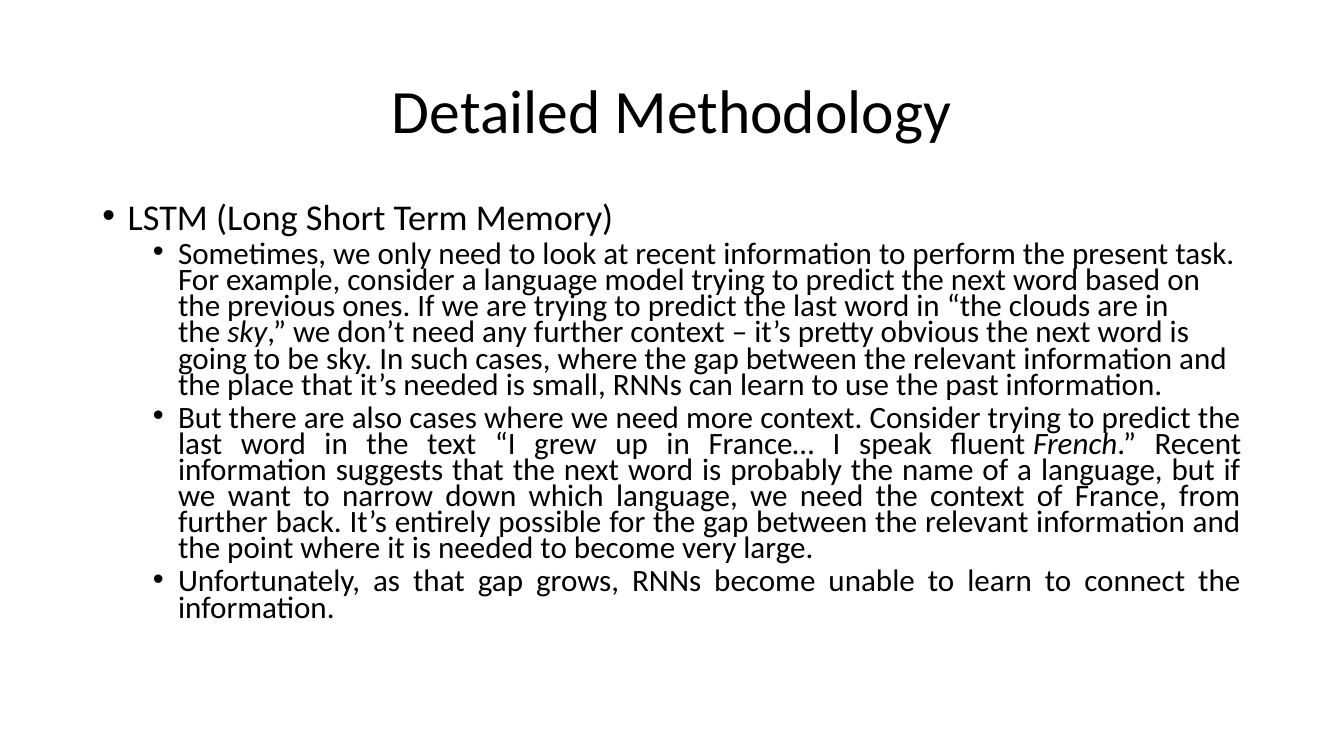
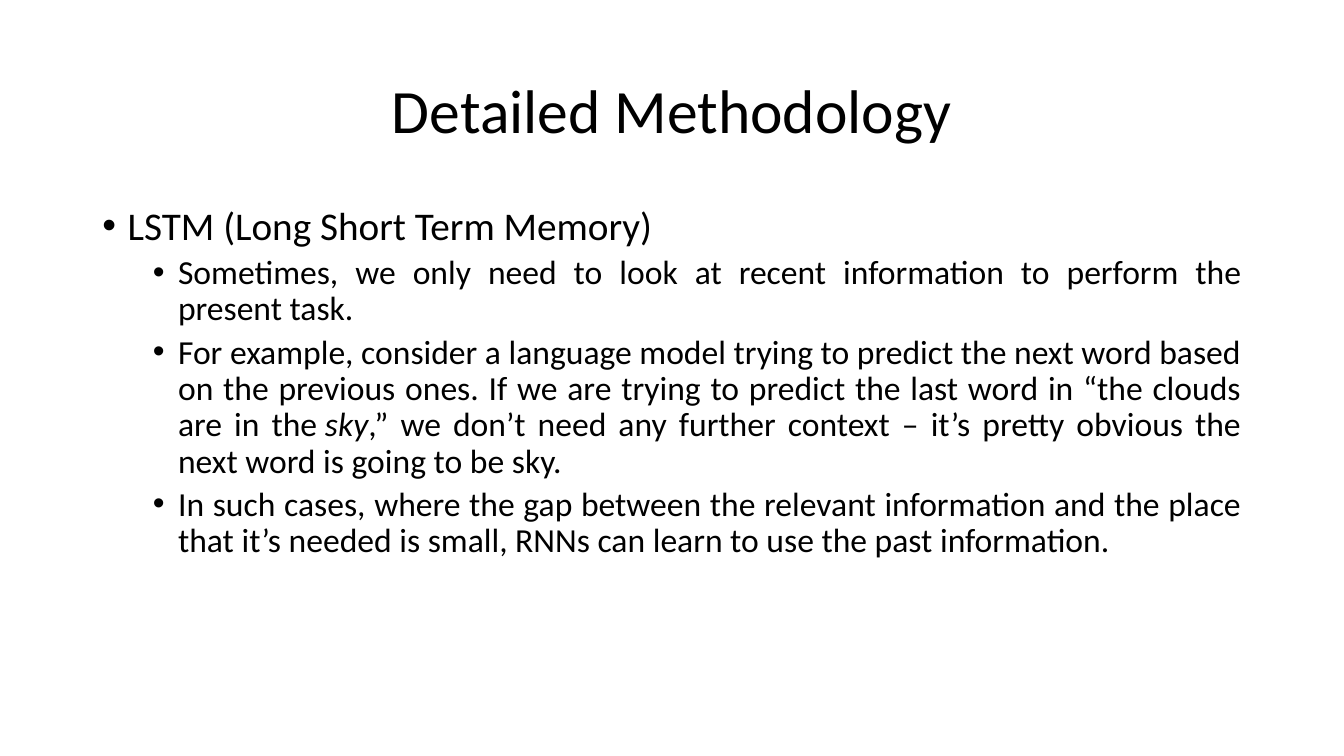
Before and after one commit to HarshaKy/text-classifier, a slide deck: slide 17 of docs/presentation/Presentation.pptx (slide 15 before the commit). Drawn at 1344x756 pixels with LibreOffice and Linux fonts; fonts in the diff are those of the drawing. Boxes give left, top, right and bottom in pixels: in the first picture for what was removed or moved away, otherwise in the second. Text is boxed around its words. In the diff, an @@ line names an element or a change of style, - is before the commit and + after.

Commit message:
updated presentation

```diff
--- a/docs/presentation/Presentation.pptx
+++ b/docs/presentation/Presentation.pptx
@@ text at [128,211,652,247]: size 25.9 to 28 pt in "LSTM (Long Short Term Memory)"; alignment left to justified; line spacing 0.7 to 0.9 @@
@@ text at [178,260,1241,558]: text changed; size 22.2 to 24 pt @@
-  • Sometimes, we only need to look at recent information to perform the present task. For example, consider a language model trying to predict the next word based on the previous ones. If we are trying to predict the last word in “the clouds are in the sky,” we don’t need any further context – it’s pretty obvious the next word is going to be sky. In such cases, where the gap between the relevant information and the place that it’s needed is small, RNNs can learn to use the past information.
-  • But there are also cases where we need more context. Consider trying to predict the last word in the text “I grew up in France… I speak fluent French.” Recent information suggests that the next word is probably the name of a language, but if we want to narrow down which language, we need the context of France, from further back. It’s entirely possible for the gap between the relevant information and the point where it is needed to become very large.
-  • Unfortunately, as that gap grows, RNNs become unable to learn to connect the information.
+  • Sometimes, we only need to look at recent information to perform the present task.
+  • For example, consider a language model trying to predict the next word based on the previous ones. If we are trying to predict the last word in “the clouds are in the sky,” we don’t need any further context – it’s pretty obvious the next word is going to be sky.
+  • In such cases, where the gap between the relevant information and the place that it’s needed is small, RNNs can learn to use the past information.
```
Also in this commit, not shown: 2 other slides changed, 3 slides added, 1 other file.
